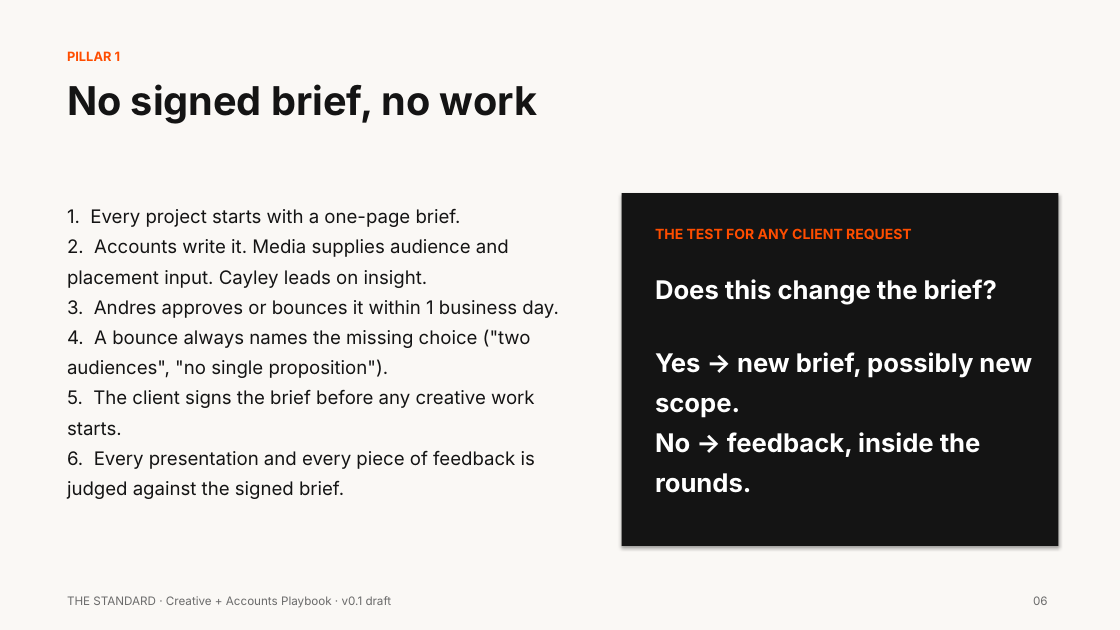
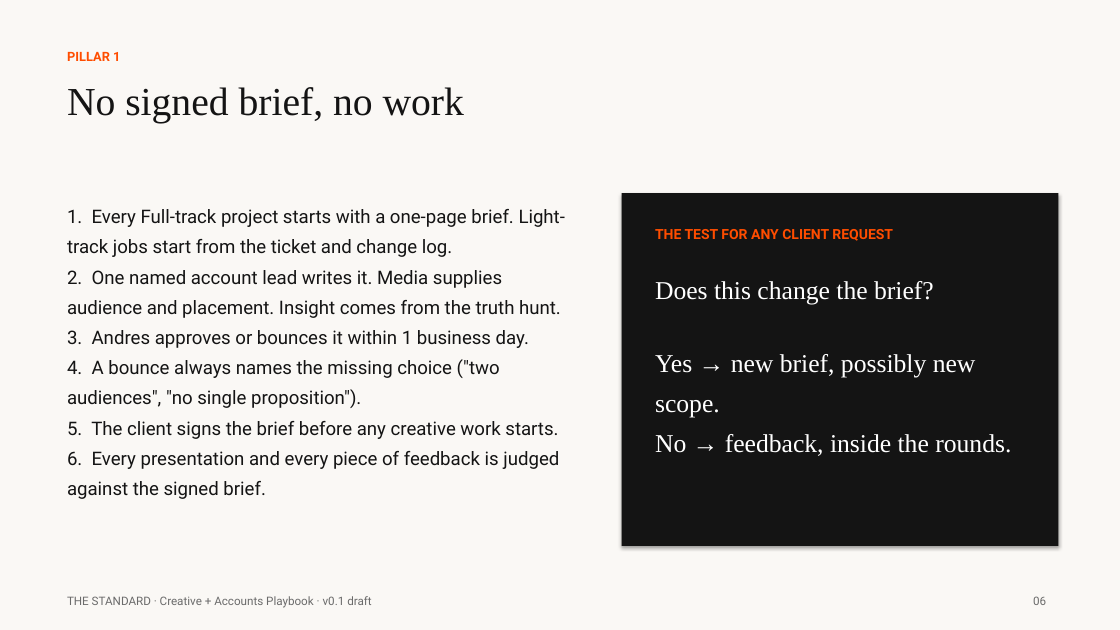
Before and after one commit to ThinkFabianCreative/CreativeEngine, a slide deck: slide 6 of agency-ops/The_Standard_v0.1.pptx. Drawn at 1120x630 pixels with LibreOffice and Linux fonts; fonts in the diff are those of the drawing. Boxes give left, top, right and bottom in pixels: in the first picture for what was removed or moved away, otherwise in the second. Text is boxed around its words. In the diff, an @@ line names an element or a change of style, - is before the commit and + after.

```diff
--- a/agency-ops/The_Standard_v0.1.pptx
+++ b/agency-ops/The_Standard_v0.1.pptx
@@ text "No signed brief, no work" at [67, 87, 464, 123]: font Inter to Times New Roman, bold off @@
@@ text at [67, 209, 565, 318]: text changed; font Inter to Roboto @@
-1. Every project starts with a one-page brief.
-2. Accounts write it. Media supplies audience and placement input. Cayley leads on insight.
+1. Every Full-track project starts with a one-page brief. Light-track jobs start from the ticket and change log.
+2. One named account lead writes it. Media supplies audience and placement. Insight comes from the truth hunt.
@@ font Inter to Roboto in 4 elements at [67, 52, 120, 61], [1033, 596, 1046, 605], [67, 596, 371, 608], [655, 229, 893, 241] @@
@@ text "Does this change the brief?" at [655, 281, 1011, 456]: font Inter to Times New Roman, bold off @@
@@ text at [67, 330, 559, 499]: font Inter to Roboto in "3. Andres approves or bounces it within ...", "4. A bounce always names the missing ...", "5. The client signs the brief before ...", "6. Every presentation and every piece of ..." @@
```
Also in this commit, not shown: 23 other slides changed, 9 slides added, 1 slide removed, 7 other files.
